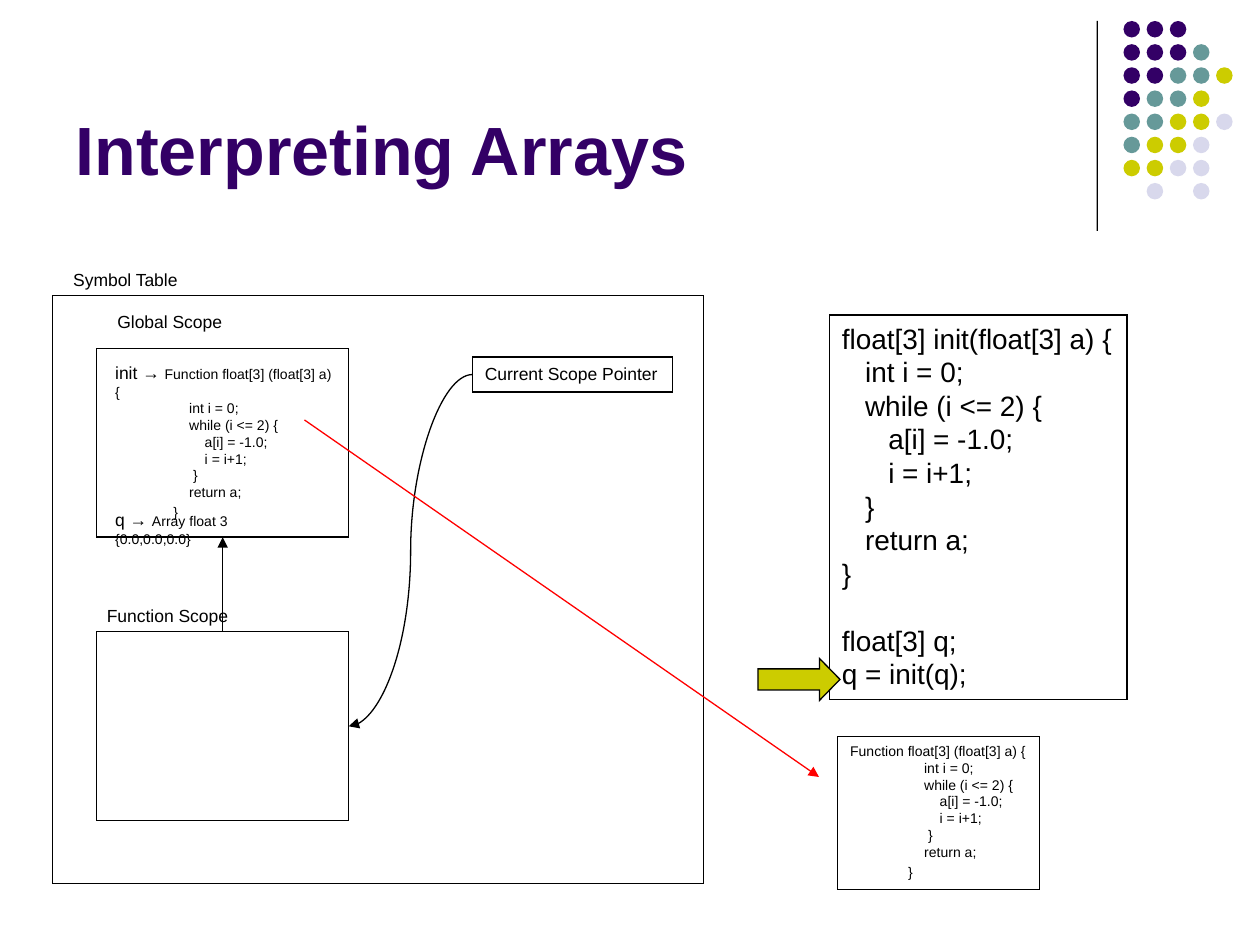
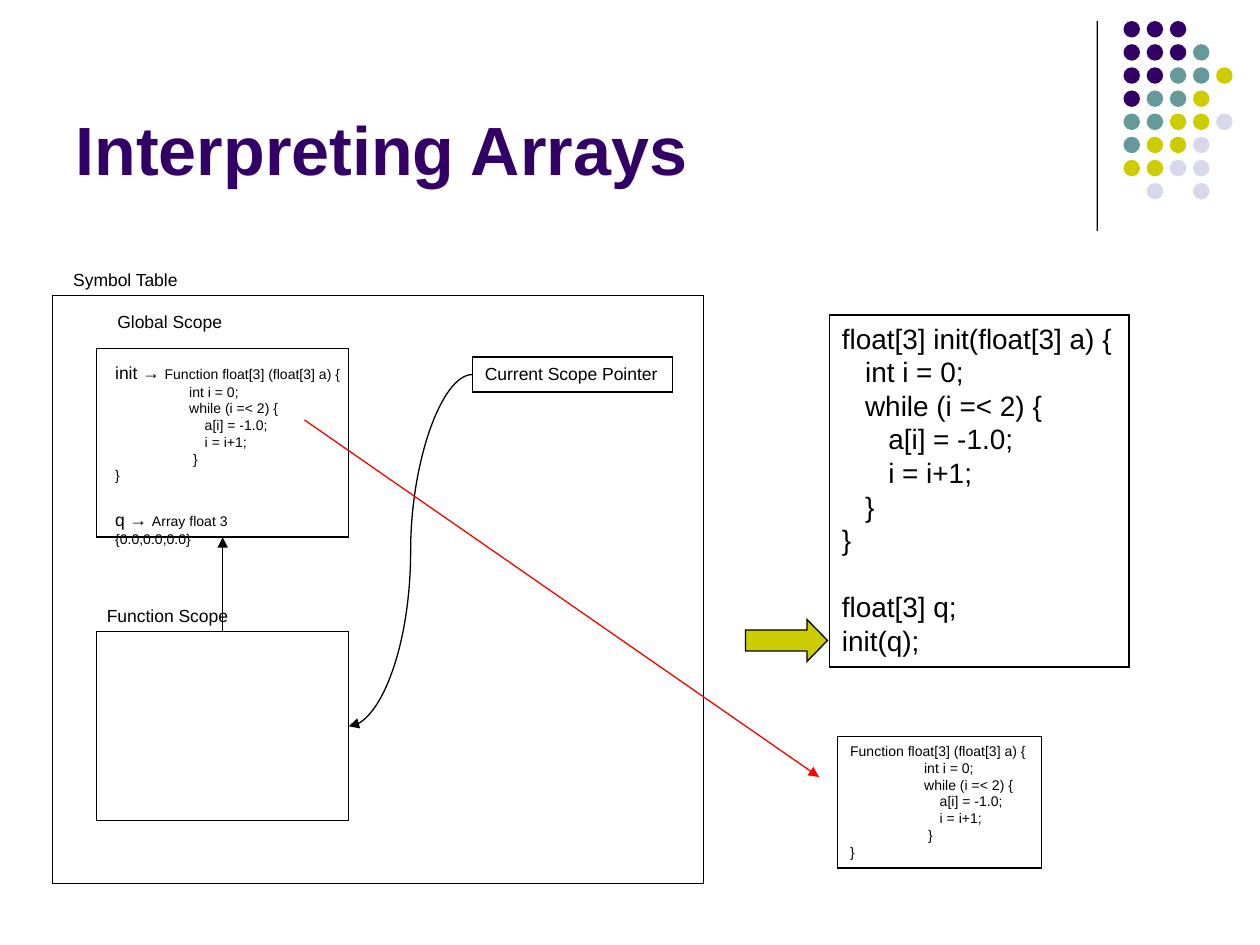
Before and after one commit to lutzhamel/CSC402, a slide deck: slide 28 of notes/csc402-ln019.pptx. Drawn at 1260x945 pixels with LibreOffice and Linux fonts; fonts in the diff are those of the drawing. Boxes give left, top, right and bottom in pixels: in the first picture for what was removed or moved away, otherwise in the second. Text is boxed around its words. In the diff, an @@ line names an element or a change of style, - is before the commit and + after.

```diff
--- a/notes/csc402-ln019.pptx
+++ b/notes/csc402-ln019.pptx
@@ rectangle "float[3] init(float[3] a) {": place and size @@
-rectangle "float[3] init(float[3] a) {" at [829,315,1126,699]
+rectangle "float[3] init(float[3] a) {" at [829,315,1129,667]
@@ text at [189,403,269,416]: text changed @@
-while (i <= 2) {
+while (i =< 2) {
@@ text in rectangle at [865,395,1025,421]: text changed @@
-while (i <= 2) {
+while (i =< 2) {
@@ text at [189,488,242,499]: paragraph removed @@
-return a;
@@ text in rectangle at [865,532,969,554]: paragraph removed @@
-return a;
@@ right arrow: place and size @@
-right arrow at [759,659,840,701]
+right arrow at [746,620,828,662]
@@ text in rectangle at [842,630,919,656]: text changed @@
-q = init(q);
+init(q);
@@ rectangle "Function float[3] (float[3] a) {": place and size @@
-rectangle "Function float[3] (float[3] a) {" at [838,737,1040,890]
+rectangle "Function float[3] (float[3] a) {" at [838,737,1041,868]
@@ text in rectangle at [924,780,1004,793]: text changed @@
-while (i <= 2) {
+while (i =< 2) {
@@ text in rectangle at [924,848,977,859]: paragraph removed @@
-return a;
```
Also in this commit, not shown: 33 other slides changed, 14 slides removed, 9 other files.
